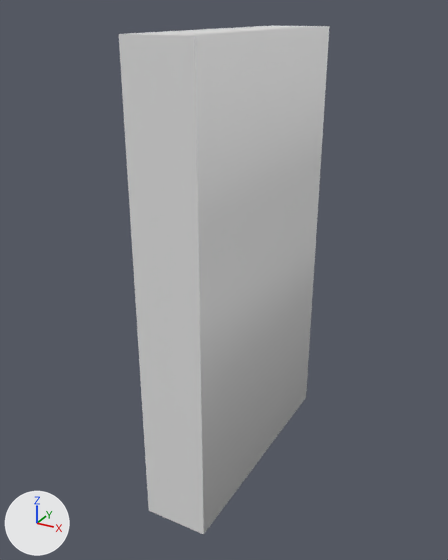
Two versions of the Blender file objects/1.blend, one commit apart.
One viewpoint serves both versions: a camera (50 mm lens) standing at (9.86, -11.81, 10.63) and looking at (3.51, -0.27, 4.86). Arrows for +X, +Y and +Z are at lower left; the lights stay in place. Text is drawn in Blender's own font.

In view in the first picture: 'Texto'.
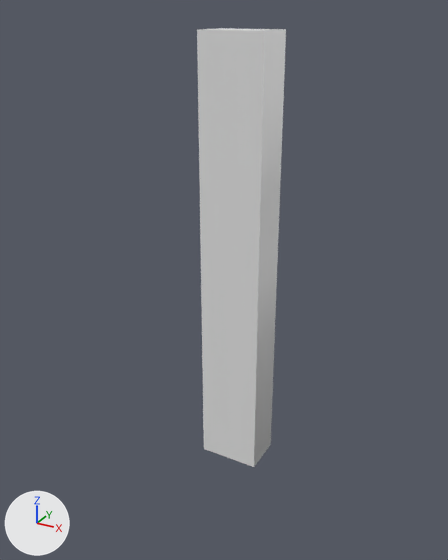
Location of each change, [x1, y1, x2, y2] in pixels of the pictures (448 x 560 px):
'Texto', reshaped (58% narrower, 14% shorter)
    before: [119, 25, 330, 534]
    after: [197, 28, 286, 467]

Diff of the bpy script that builds the scene:
```diff
--- a/objects/1.blend.py
+++ b/objects/1.blend.py
@@ txt_texto @@
 txt_texto.body = '1'
-txt_texto.extrude = 3.0
+txt_texto.extrude = 0.5
```
